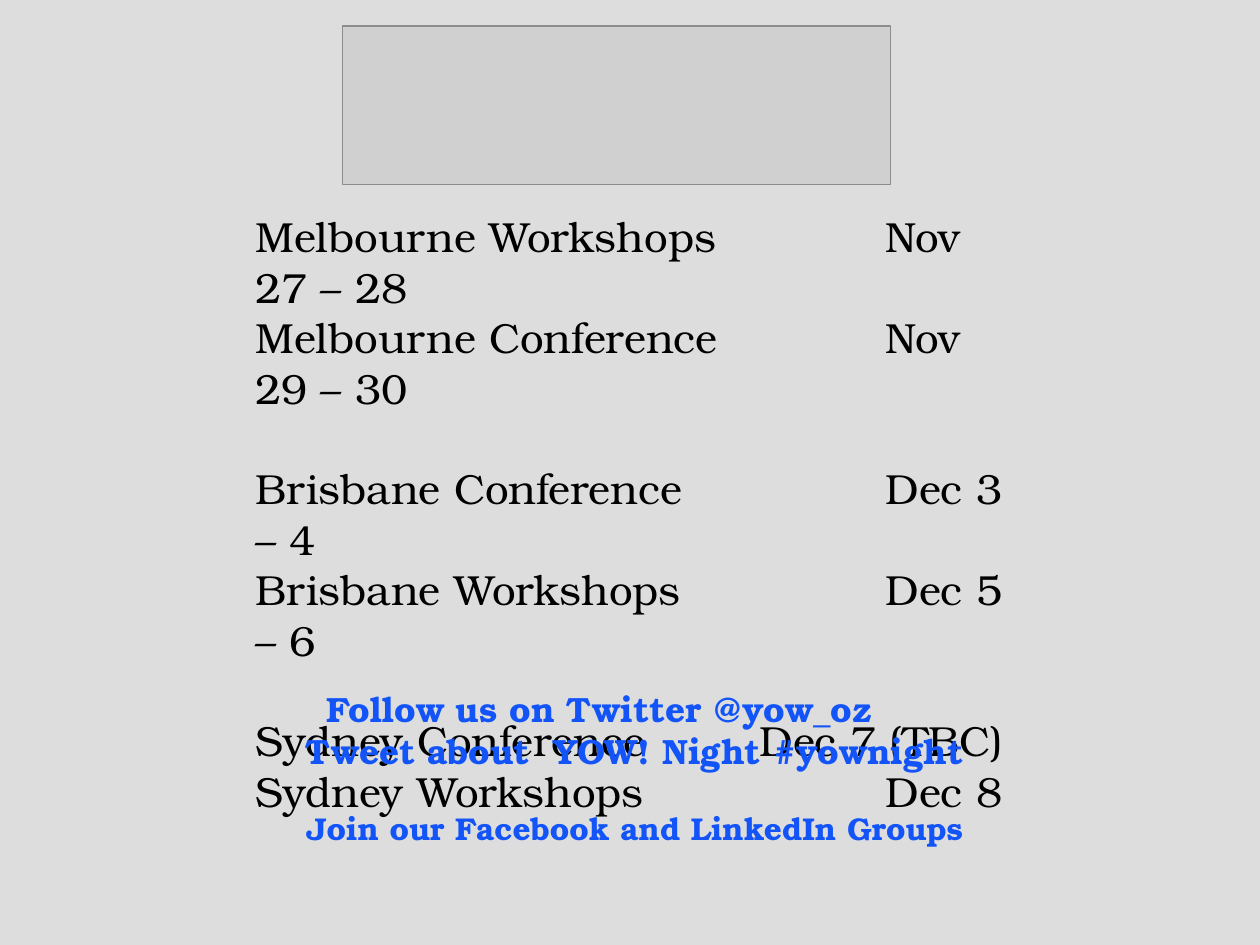
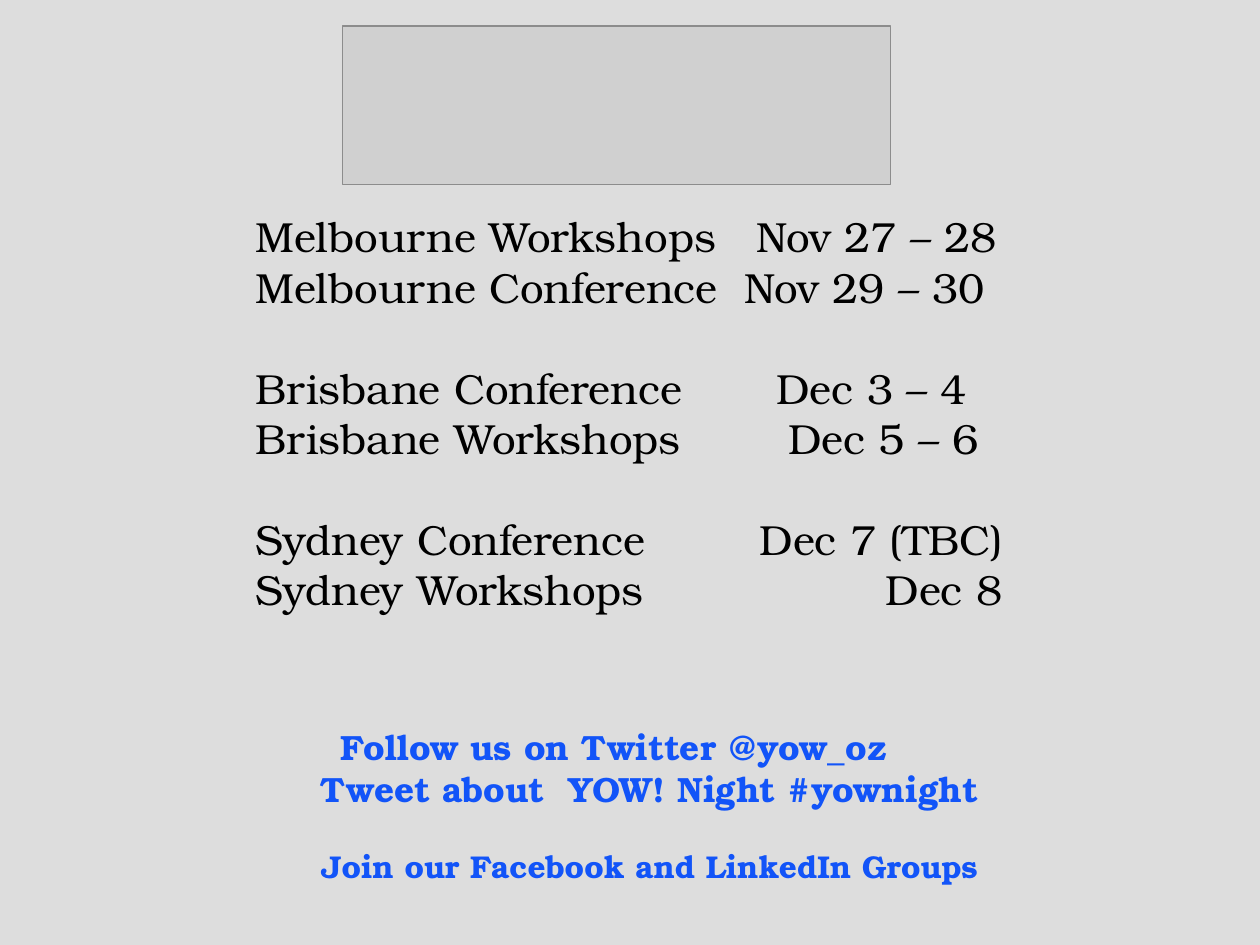
Before and after one commit to tonymorris/purefp-live, a slide deck: slide 1 of notes/YOW! 2012 Speakers.ppt. Drawn at 1260x945 pixels with LibreOffice and Linux fonts; fonts in the diff are those of the drawing; grey boxes stand for pictures. Boxes give left, top, right and bottom in pixels: in the first picture for what was removed or moved away, otherwise in the second. Text is boxed around its words. In the diff, an @@ line names an element or a change of style, - is before the commit and + after.

Commit message:
Daves slides fix layout for libreoffice

```diff
--- a/notes/YOW! 2012 Speakers.ppt
+++ b/notes/YOW! 2012 Speakers.ppt
@@ text "Melbourne Workshops Nov 27 – ..." rewrapped from [255, 222, 1002, 817] to [255, 222, 1003, 606] @@
@@ text "Follow us on Twitter @yow_oz": place and size @@
-text "Follow us on Twitter @yow_oz" at [306, 695, 964, 847]
+text "Follow us on Twitter @yow_oz" at [321, 733, 979, 885]
```
